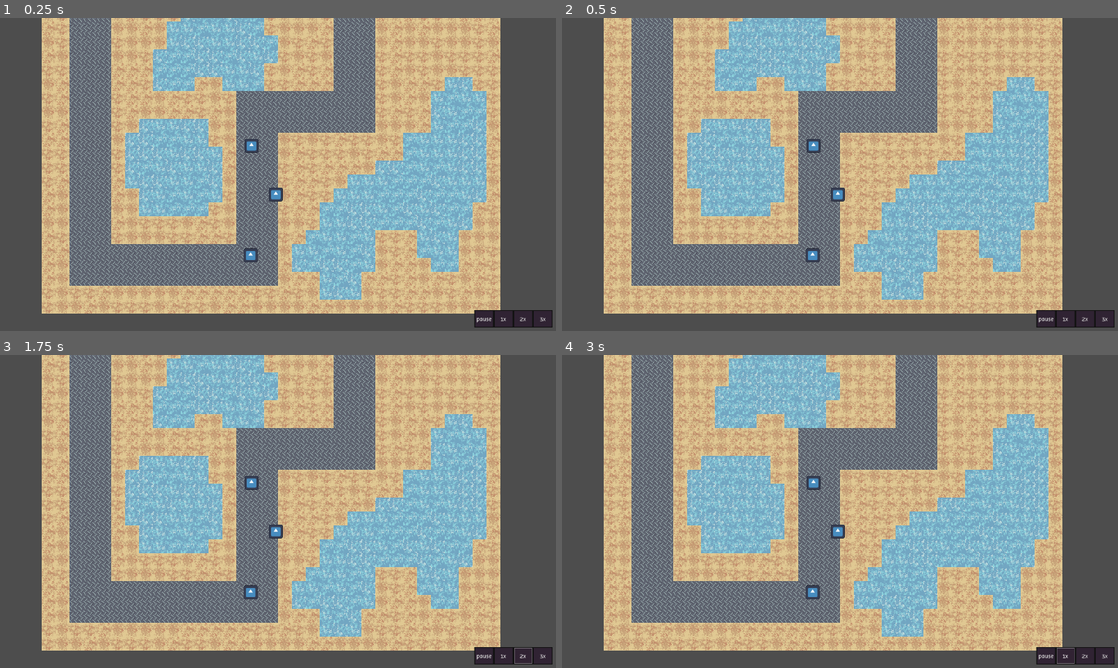
Above: before the commit, frames 1-4 (two rows, left to right).
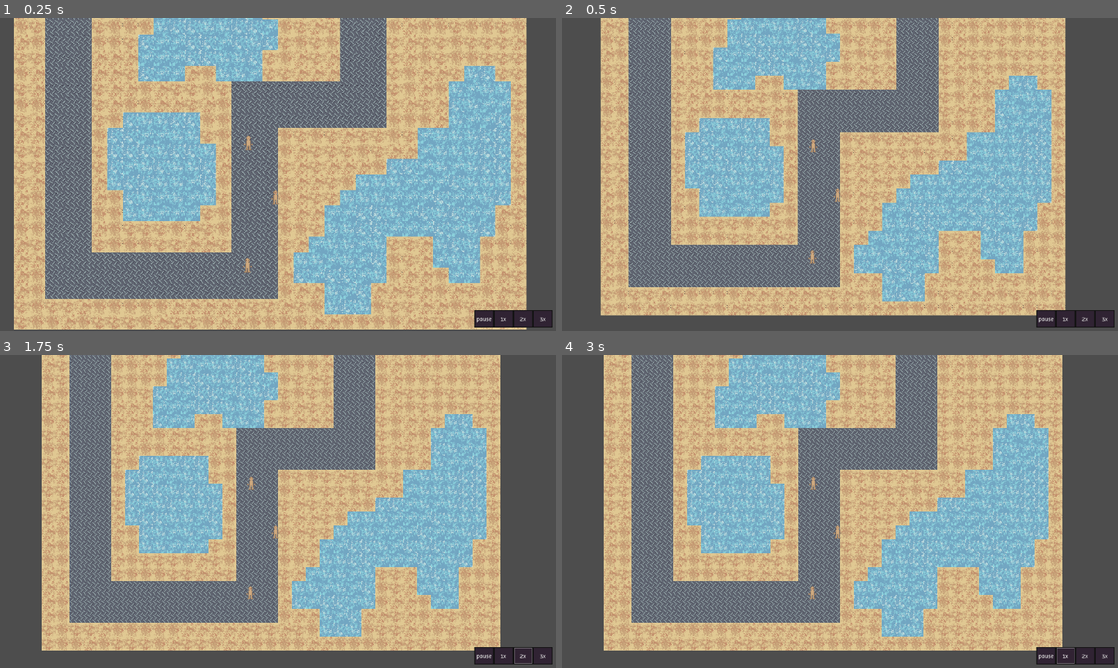
Above: after the commit, the same moments.

Repository: Just-a-Unity-Dev/achei
Game: Godot game, scene res://game.tscn
Same seed, same stepped clock (60 frames per second), same inputs: the game is played once before the commit and once after it. The engine's default icon, where the game draws it, is replaced by a stand-in: a white triangle on a blue panel in a dark square.
Inputs:
- Up to frame 1 (0.25 s): no input
- Up to frame 2 (0.5 s): no input
- Up to frame 3 (1.75 s): click "1x" at 0.5 s; click "2x" at 1.25 s
- Up to frame 4 (3 s): click "3x" at 2 s; click "1x" at 2.75 s

The runs differ from the first frame. In frame 1, 57% of the frame differs, in the area x 2-95%, y 0-100%; in frame 2, 31%; in frame 3, 0.3%; in frame 4, 0.3%.

Commit message:
better sprites and outline shader

Diff:
--- a/camera_2d.tscn
+++ b/camera_2d.tscn
@@ -5,6 +5,7 @@
 
 [node name="PlayerCamera" type="Camera2D"]
 process_mode = 3
+zoom = Vector2(2, 2)
 script = ExtResource("1_jtxfu")
 
 [node name="HUD" parent="." instance=ExtResource("2_wb1d8")]
--- a/character.tscn
+++ b/character.tscn
@@ -1,10 +1,10 @@
 [gd_scene load_steps=25 format=3 uid="uid://dmw7wf3p3biai"]
 
-[ext_resource type="Texture2D" uid="uid://dqhvce2p1wsm3" path="res://icon.svg" id="1_glpr6"]
 [ext_resource type="Script" uid="uid://d27y6e5oq1cdg" path="res://scripts/character.gd" id="1_wfnr8"]
 [ext_resource type="Script" uid="uid://daipew5657usq" path="res://scripts/noun.gd" id="2_pjt0s"]
 [ext_resource type="Script" uid="uid://dcncxjibw6sg5" path="res://scripts/components/health_stats.gd" id="2_px5sl"]
 [ext_resource type="Resource" uid="uid://ia666tgat1hs" path="res://resources/weapons/bolt-action-rifle.tres" id="2_yxww1"]
+[ext_resource type="Texture2D" uid="uid://ds5qliiewe4tq" path="res://textures/human.png" id="3_kjduu"]
 [ext_resource type="Shader" uid="uid://d1eh2k82dlrtu" path="res://outline.gdshader" id="3_wa5vi"]
 [ext_resource type="Script" uid="uid://bg10dp8klqjy3" path="res://scripts/components/skill_stats.gd" id="6_0qfo5"]
 [ext_resource type="Script" uid="uid://duvi2xmh3uysj" path="res://scripts/resources/verb.gd" id="6_lpiy1"]
@@ -26,12 +26,14 @@
 
 [sub_resource type="ShaderMaterial" id="ShaderMaterial_wfnr8"]
 shader = ExtResource("3_wa5vi")
-shader_parameter/color = Color(1, 1, 1, 1)
-shader_parameter/direction = -1.0
+shader_parameter/allow_out_of_bounds = true
+shader_parameter/outline_thickness = 1.0
+shader_parameter/outline_color = Color(1, 1, 1, 1)
+shader_parameter/inner_stroke_thickness = 1.0
+shader_parameter/inner_stroke_opacity = 1.0
+shader_parameter/inside_opacity = 0.0
 shader_parameter/frequency = 8.0
-shader_parameter/speed = 3.0
-shader_parameter/radius = 1.0
-shader_parameter/line_thickness = 0.03
+shader_parameter/phase_speed = 1.0
 
 [sub_resource type="StyleBoxFlat" id="StyleBoxFlat_y0ipg"]
 bg_color = Color(0.08, 0.08, 0.08, 0.8)
@@ -59,18 +61,17 @@
 
 [node name="Sprite2D" type="Sprite2D" parent="."]
 z_index = -3
-texture = ExtResource("1_glpr6")
+position = Vector2(0.5, 0)
+texture = ExtResource("3_kjduu")
 
 [node name="CollisionShape2D" type="CollisionShape2D" parent="."]
 shape = SubResource("CircleShape2D_pjt0s")
 
-[node name="SelectedSprite" type="ColorRect" parent="."]
+[node name="SelectedSprite" type="Sprite2D" parent="."]
+z_index = -4
 material = SubResource("ShaderMaterial_wfnr8")
-offset_left = -16.0
-offset_top = -16.0
-offset_right = 16.0
-offset_bottom = 16.0
-mouse_filter = 2
+position = Vector2(0.5, 0)
+texture = ExtResource("3_kjduu")
 
 [node name="Noun" type="Node" parent="." node_paths=PackedStringArray("get_position_from", "show_when_selected", "host")]
 script = ExtResource("2_pjt0s")
--- a/outline.gdshader
+++ b/outline.gdshader
@@ -1,23 +1,80 @@
 shader_type canvas_item;
 
-uniform vec4 color: source_color = vec4(1.0);
-uniform float direction: hint_range(-1.0, 1.0, 1.0) = -1.0;
-uniform float frequency: hint_range(0.1, 30.0, 0.1) = 15.0; // the number of dotted lines
-uniform float speed: hint_range(0.5, 20, 0.5) = 3.0;     // rotation speed
-uniform float radius: hint_range(0.01, 1.0, 0.01) = 1.0;
-uniform float line_thickness: hint_range(0.0, 0.5, 0.01) = 0.03;
+uniform bool allow_out_of_bounds = true;
+uniform float outline_thickness: hint_range(0.0, 16.0, 1.0) = 1.0;
+uniform vec4 outline_color: source_color = vec4(1.0);
+
+uniform float inner_stroke_thickness = 1.0; // Inner stroke thickness, adjust according to sprite size
+uniform float inner_stroke_opacity = 1.0; // Inner stroke opacity, ranges from 0.0 to 1.0
+uniform float inside_opacity = 0.0;
+uniform float frequency = 8.0; // Controls the number of dotted lines
+uniform float phase_speed = 1.0; // Controls the rotation of the border
+
+
+bool is_inside_usquare(vec2 x) {
+	return x == clamp(x, vec2(0.0), vec2(1.0));
+}
+
+vec4 blend(vec4 bottom, vec4 top) {
+    float alpha = top.a + bottom.a * (1.0 - top.a);
+    if (alpha < 0.0001) return vec4(0.0);
+
+    vec3 color = mix(bottom.rgb * bottom.a, top.rgb, top.a) / alpha;
+    return vec4(color, alpha);
+}
+
+void vertex() {
+	if (allow_out_of_bounds) VERTEX += (UV * 2.0 - 1.0) * outline_thickness;
+}
 
 void fragment() {
-  vec4 circle_outline;
-  vec2 pos = UV - vec2(0.5);
-  float circle = step(length(pos), radius);
-  float angle = atan(pos.y, pos.x);
+	if (outline_thickness > 0.0 && outline_color.a > 0.0) {
+		vec2 uv = UV;
+		vec4 texture_color = texture(TEXTURE, UV);
 
-  float wave = 0.5 * sin(direction * frequency * angle + TIME * speed) + 0.5;
+		if (allow_out_of_bounds) {
+			vec2 texture_pixel_size = vec2(1.0) / (vec2(1.0) / TEXTURE_PIXEL_SIZE + vec2(outline_thickness * 2.0));
+			uv = (uv - texture_pixel_size * outline_thickness) * TEXTURE_PIXEL_SIZE / texture_pixel_size;
 
-  circle *= step(0.5, wave);
-  circle_outline = vec4(color.rgb, circle * color.a);
+			if (is_inside_usquare(uv)) {
+				texture_color = texture(TEXTURE, uv);
+			} else {
+				texture_color = vec4(0.0);
+			}
+		}
 
-  float rect_alpha = 1.0 - step(abs(pos.x), (0.5-line_thickness)) * step(abs(pos.y), (0.5-line_thickness));
-  COLOR =  circle_outline * vec4(1.0, 1.0, 1.0, rect_alpha);
+		float alpha = 0.0;
+
+		for (float y = 1.0; y <= outline_thickness; y++) {
+			for (float x = 0.0; x <= y; x++) {
+				if (length(vec2(x, y - 0.5)) > outline_thickness) break;
+
+				float look_at_alpha;
+				vec2 look_at_uv[8] = {
+					uv + vec2(x, y) * TEXTURE_PIXEL_SIZE,
+					uv + vec2(-x, y) * TEXTURE_PIXEL_SIZE,
+					uv + vec2(x, -y) * TEXTURE_PIXEL_SIZE,
+					uv + vec2(-x, -y) * TEXTURE_PIXEL_SIZE,
+					uv + vec2(y, x) * TEXTURE_PIXEL_SIZE,
+					uv + vec2(-y, x) * TEXTURE_PIXEL_SIZE,
+					uv + vec2(y, -x) * TEXTURE_PIXEL_SIZE,
+					uv + vec2(-y, -x) * TEXTURE_PIXEL_SIZE
+				};
+
+				for (int i = 0; i < 8; i++) {
+					if (is_inside_usquare(look_at_uv[i])) {
+						look_at_alpha = texture(TEXTURE, look_at_uv[i]).a;
+						if (look_at_alpha > alpha) alpha = look_at_alpha;
+						if (1.0 - alpha < 0.0001) break;
+					}
+				}
+
+				if (1.0 - alpha < 0.0001) break;
+			}
+
+			if (1.0 - alpha < 0.0001) break;
+		}
+
+		COLOR = blend(vec4(outline_color.rgb, alpha * outline_color.a), vec4(0,0,0,0));
+	}
 }
Binary file added: textures/human.png
Not shown, added: textures/human.png.import
